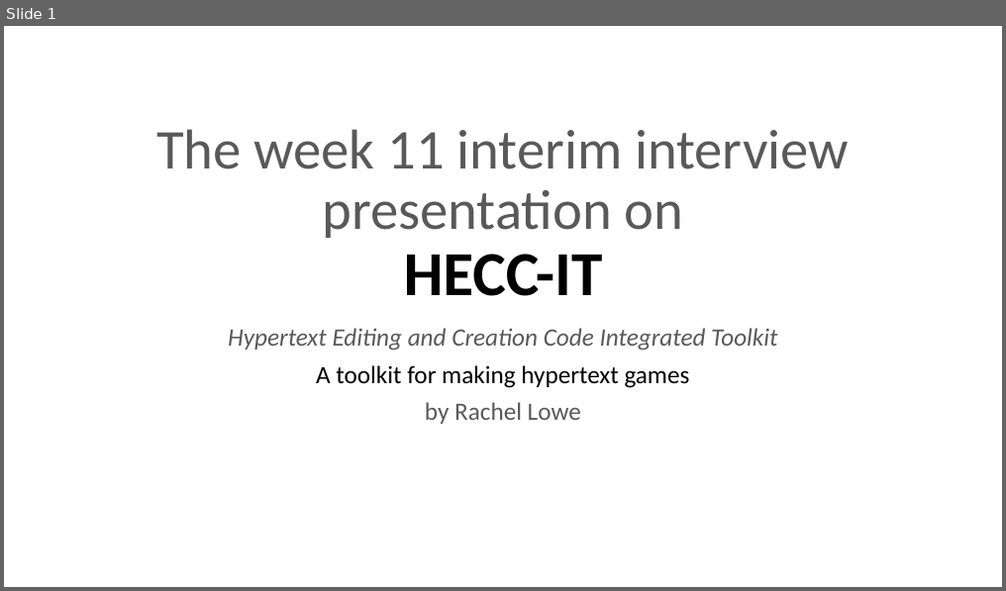
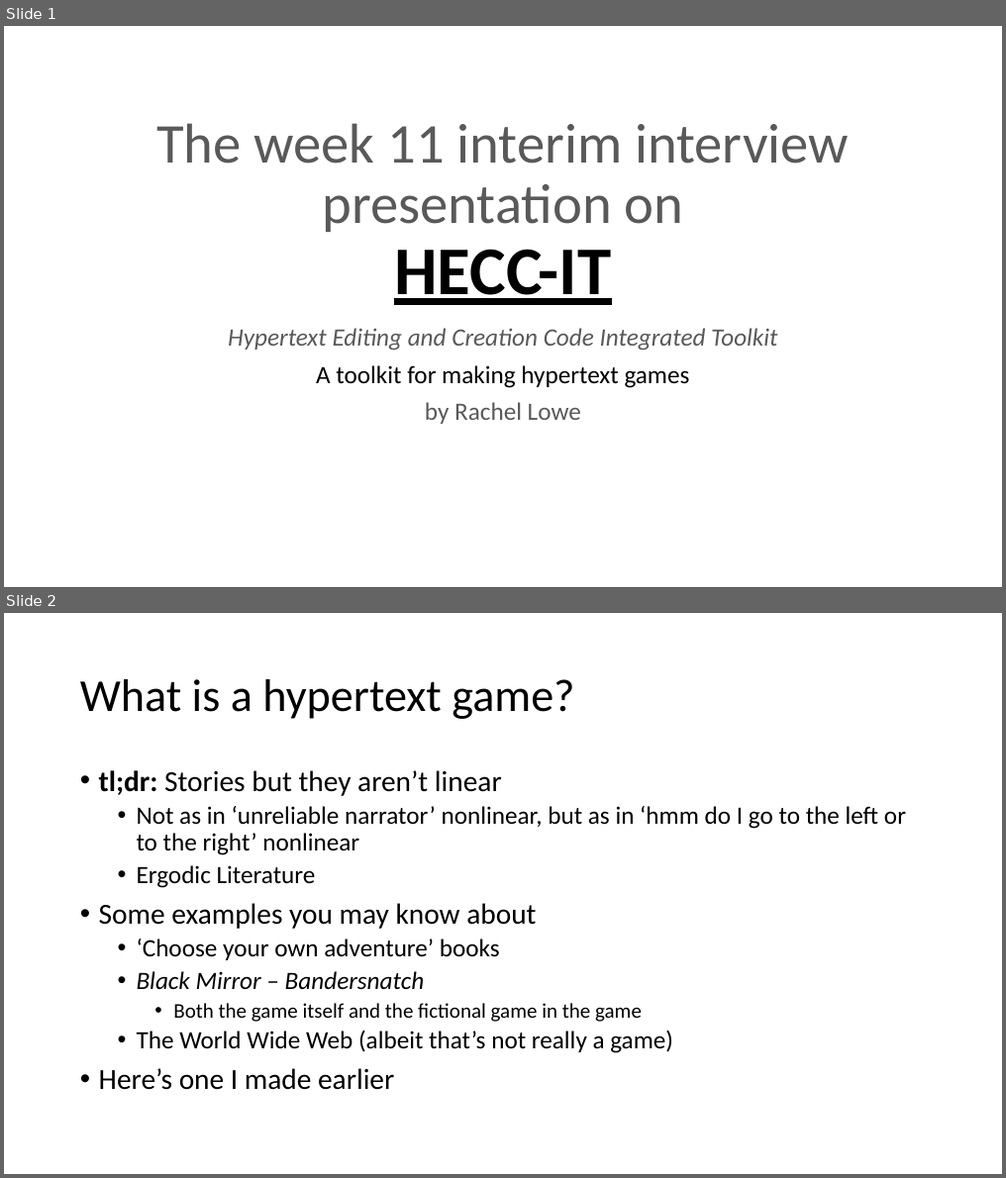
Before and after one commit to 11BelowStudio/HECC-IT, a slide deck: Reports n such/Week 11 Presentation.pptx. Shown one above the other, each under a label of ours: slide 1 before the commit, slides 1 and 2 after it. The pictures are 1006x591 and 1006x1178 pixels, drawn with LibreOffice and Linux fonts; fonts in the diff are those of the drawing. Boxes give left, top, right and bottom in pixels: in the first picture for what was removed or moved away, otherwise in the second. Text is boxed around its words. In the diff, an @@ line names an element or a change of style, - is before the commit and + after.

Commit message:
welp, presentation is pretty much ready now. here goes.

```diff
--- a/Reports n such/Week 11 Presentation.pptx
+++ b/Reports n such/Week 11 Presentation.pptx
@@ slide 2 added at bbox=[4, 613, 1002, 1174], background #FFFFFF @@
@@ title added at bbox=[80, 679, 574, 719], 44 pt, text #000000 @@
+What is a hypertext game?
@@ text added at bbox=[99, 770, 906, 1090], 24 pt, text #000000 @@
+• tl;dr: Stories but they aren’t linear
+  • Not as in ‘unreliable narrator’ nonlinear, but as in ‘hmm do I go to the left or to the right’ nonlinear
+  • Ergodic Literature
+• Some examples you may know about
+  • ‘Choose your own adventure’ books
+  • Black Mirror – Bandersnatch
+    • Both the game itself and the fictional game in the game
+  • The World Wide Web (albeit that’s not really a game)
+• Here’s one I made earlier
@@ slide 1 changed as well @@
@@ title "The week 11 interim interview ..." at bbox=[156, 123, 848, 305]: size 60.3 to 65.7 pt, underline on in "HECC-IT" @@
```
Also in this commit, not shown: 9 other slides changed, 7 other slides added, 1 slide removed, 2 other files.
